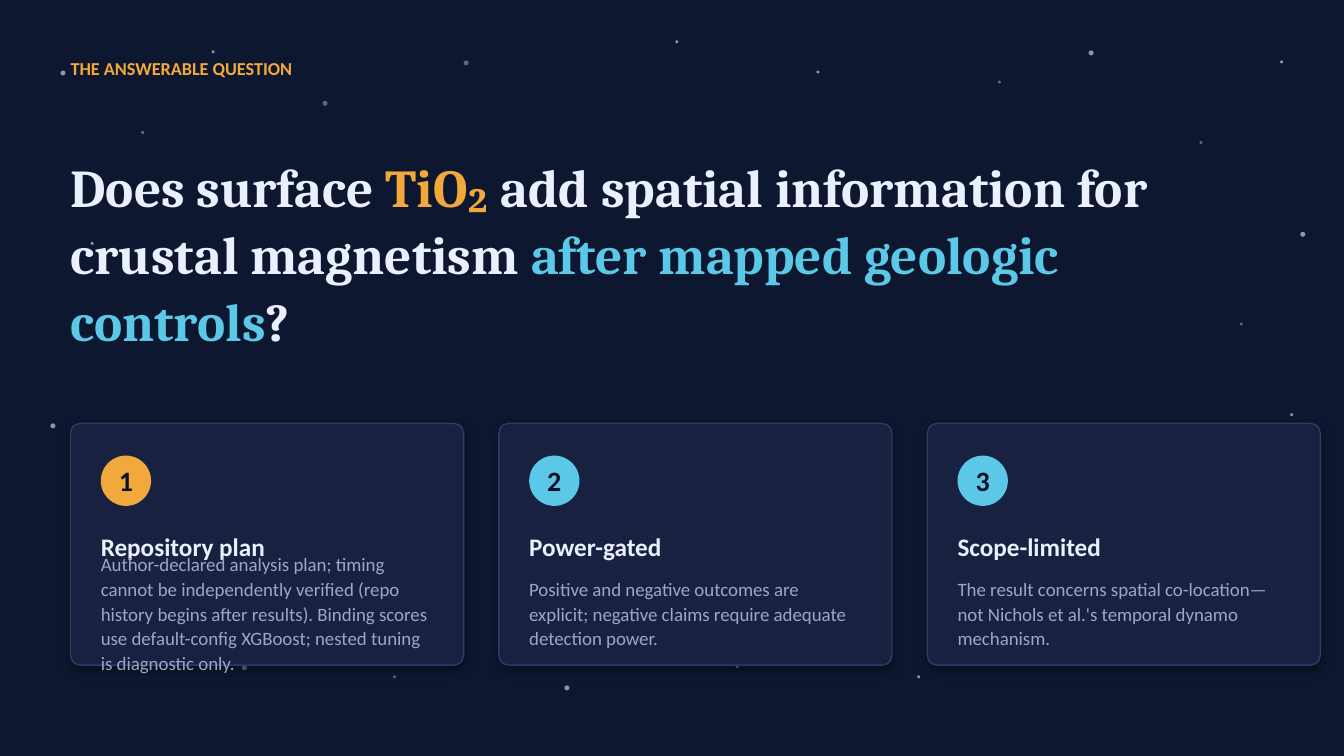
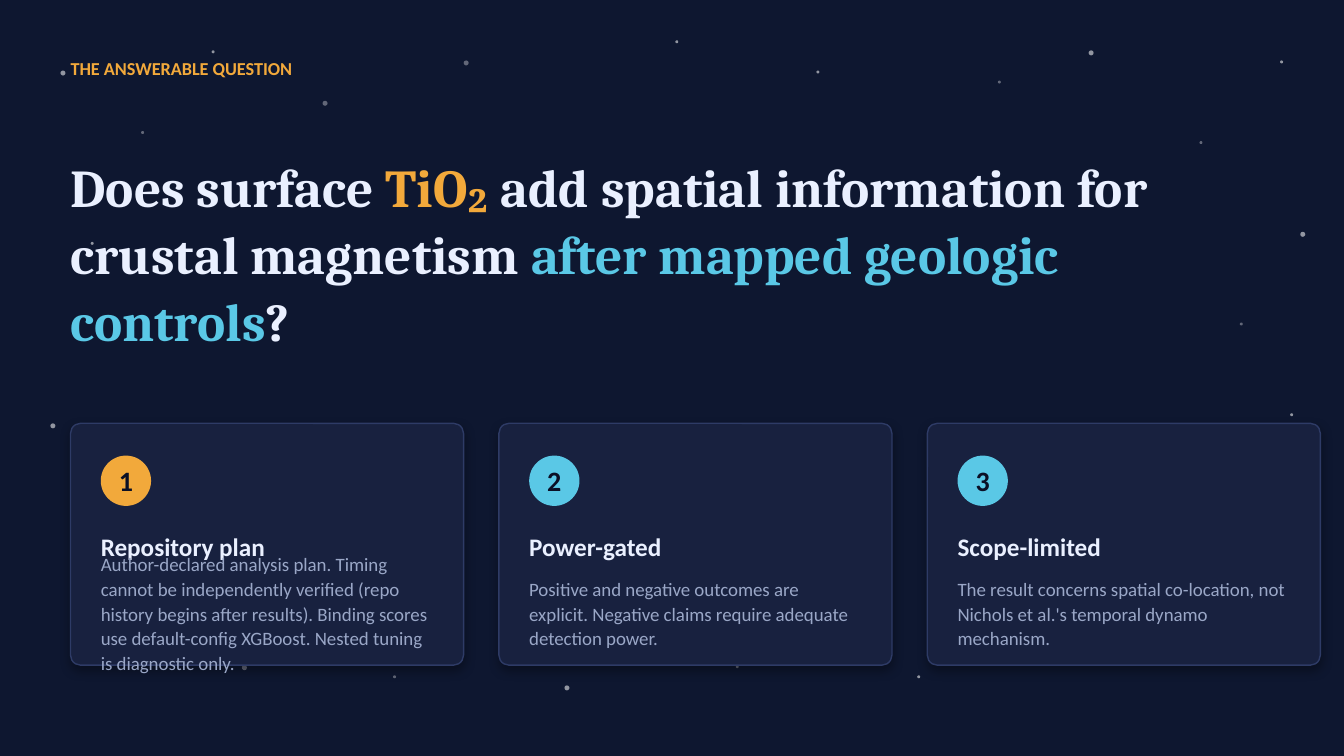
Before and after one commit to lemoon01110/Lunar-Titanium-Magnetism, a slide deck: slide 5 of Paper-and-Pitch/Pitch.pptx. Drawn at 1344x756 pixels with LibreOffice and Linux fonts; fonts in the diff are those of the drawing. Boxes give left, top, right and bottom in pixels: in the first picture for what was removed or moved away, otherwise in the second. Text is boxed around its words. In the diff, an @@ line names an element or a change of style, - is before the commit and + after.

```diff
--- a/Paper-and-Pitch/Pitch.pptx
+++ b/Paper-and-Pitch/Pitch.pptx
@@ text at (101,555,427,673): text changed @@
-Author-declared analysis plan; timing cannot be independently verified (repo history begins after results). Binding scores use default-config XGBoost; nested tuning is diagnostic only.
+Author-declared analysis plan. Timing cannot be independently verified (repo history begins after results). Binding scores use default-config XGBoost. Nested tuning is diagnostic only.
@@ text at (529,583,848,648): text changed @@
-Positive and negative outcomes are explicit; negative claims require adequate detection power.
+Positive and negative outcomes are explicit. Negative claims require adequate detection power.
@@ text at (958,583,1285,645): text changed @@
-The result concerns spatial co-location—not Nichols et al.'s temporal dynamo mechanism.
+The result concerns spatial co-location, not Nichols et al.'s temporal dynamo mechanism.
```
Also in this commit, not shown: 9 other slides changed, 14 other files.
